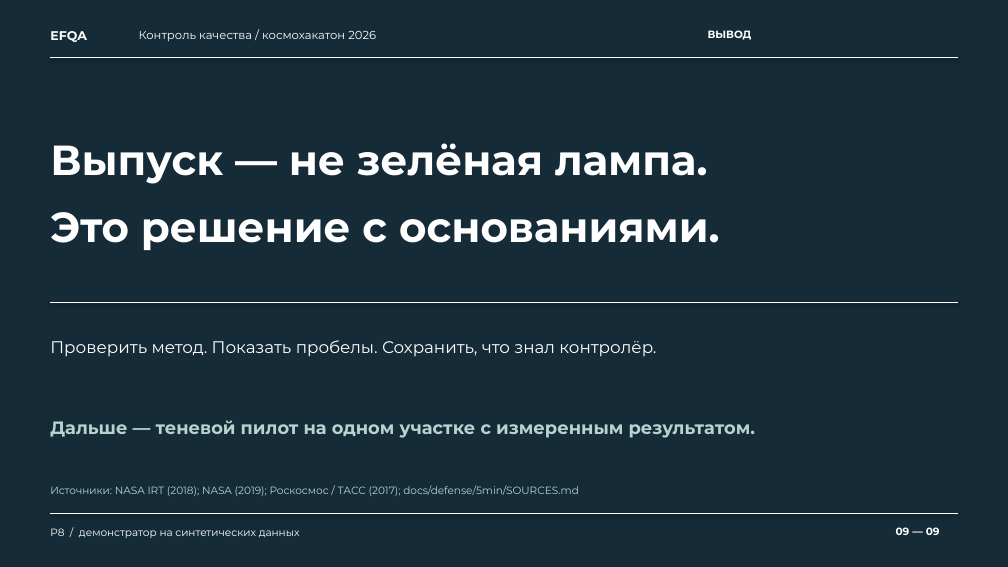
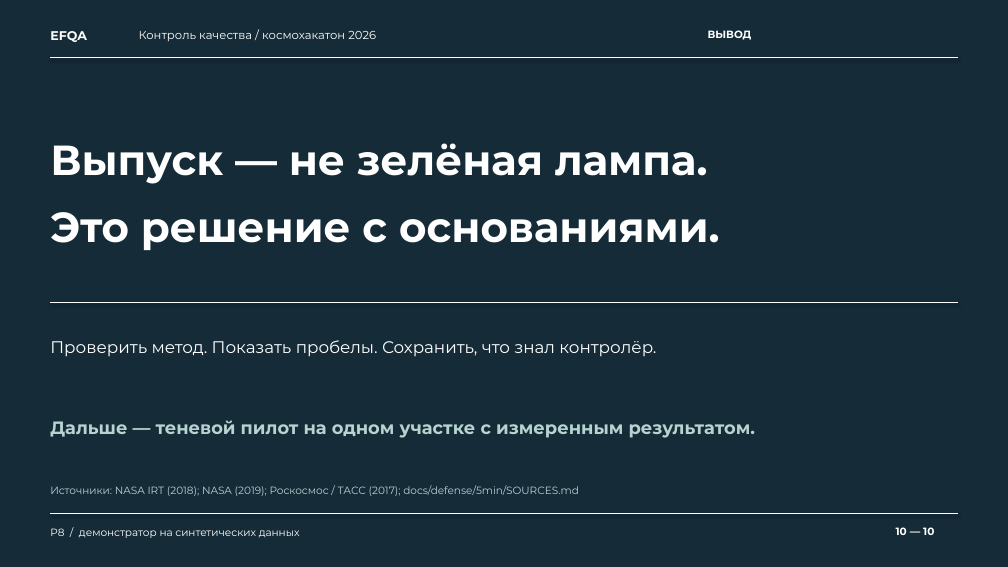
Before and after one commit to pichotiner/final-hack, a slide deck: slide 10 of docs/defense/5min/presentation-5min.pptx (slide 9 before the commit). Drawn at 1008x567 pixels with LibreOffice and Linux fonts; fonts in the diff are those of the drawing. Boxes give left, top, right and bottom in pixels: in the first picture for what was removed or moved away, otherwise in the second. Text is boxed around its words. In the diff, an @@ line names an element or a change of style, - is before the commit and + after.

```diff
--- a/docs/defense/5min/presentation-5min.pptx
+++ b/docs/defense/5min/presentation-5min.pptx
@@ text at (896,527,934,535): text changed @@
-09 — 09
+10 — 10
```
Also in this commit, not shown: 8 other slides changed, 1 slide added, 8 other files.
